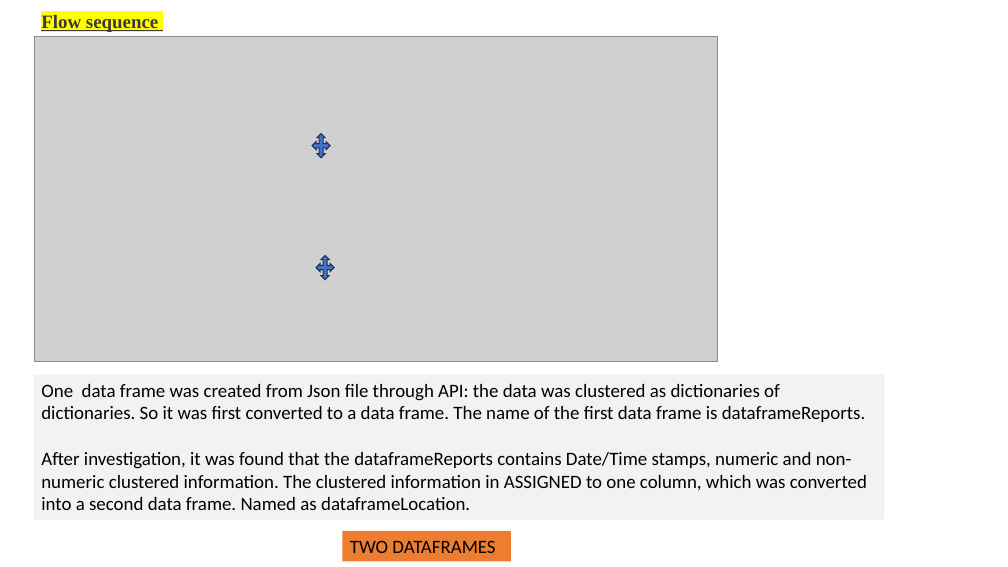
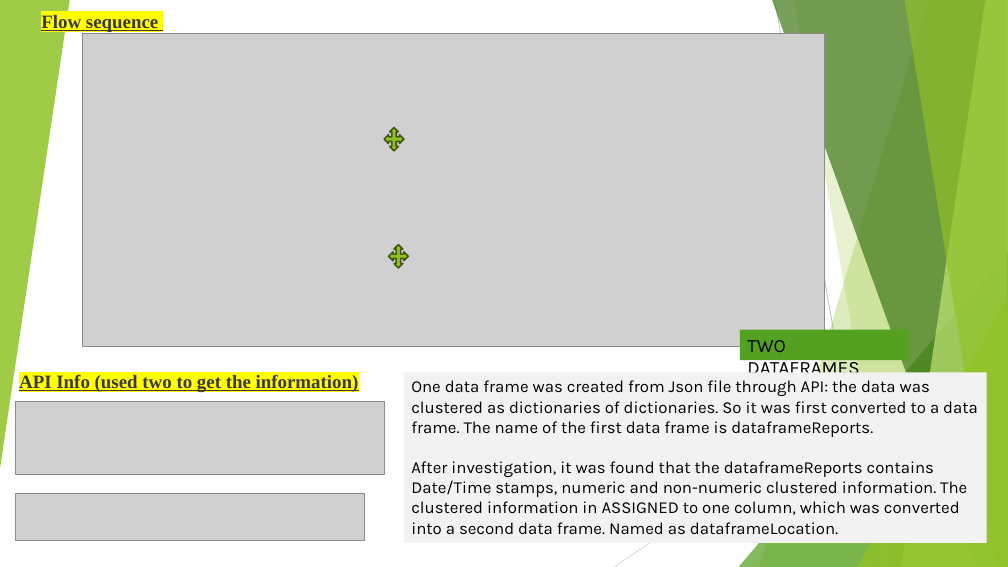
Before and after one commit to venuannamdas/mini_proj, a slide deck: slide 3 of Presentation Slides.pptx. Drawn at 1008x567 pixels with LibreOffice and Linux fonts; fonts in the diff are those of the drawing; grey boxes stand for pictures. Boxes give left, top, right and bottom in pixels: in the first picture for what was removed or moved away, otherwise in the second. Text is boxed around its words. In the diff, an @@ line names an element or a change of style, - is before the commit and + after.

```diff
--- a/Presentation Slides.pptx
+++ b/Presentation Slides.pptx
@@ group added at bbox=[0, 0, 1008, 567]: 5 freeform shapes, 3 triangles, 2 lines @@
@@ picture: place and size @@
-picture at bbox=[34, 36, 718, 361]
+picture at bbox=[82, 34, 825, 347]
@@ quad arrow: place and size @@
-quad arrow at bbox=[312, 134, 330, 158]
+quad arrow at bbox=[384, 128, 404, 151]
@@ quad arrow at bbox=[384, 128, 404, 151]: fill #4472C4 to #90C226; outline #1E3256 1 pt to #3F5511 1.5 pt @@
@@ quad arrow at bbox=[389, 245, 408, 268]: fill #4472C4 to #90C226; outline #1E3256 1 pt to #3F5511 1.5 pt @@
@@ quad arrow: place and size @@
-quad arrow at bbox=[316, 256, 334, 280]
+quad arrow at bbox=[389, 245, 408, 268]
@@ rectangle "TWO DATAFRAMES": place and size @@
-rectangle "TWO DATAFRAMES" at bbox=[343, 531, 511, 561]
+rectangle "TWO DATAFRAMES" at bbox=[740, 330, 909, 360]
@@ rectangle "TWO DATAFRAMES" at bbox=[740, 330, 909, 360]: font Calibri to Karla; fill #ED7D31 to #54A021 @@
@@ text added at bbox=[19, 374, 359, 393], 18 pt, text #3B3838, bold, underline @@
+API Info (used two to get the information)
@@ rectangle "One data frame was created ...": place and size @@
-rectangle "One data frame was created ..." at bbox=[34, 375, 885, 520]
+rectangle "One data frame was created ..." at bbox=[404, 373, 987, 544]
@@ rectangle "One data frame was created ..." at bbox=[404, 373, 987, 544]: size 18 to 16 pt, font Calibri to Karla @@
@@ picture added at bbox=[16, 402, 385, 475] @@
@@ picture added at bbox=[16, 493, 365, 541] @@
```
Also in this commit, not shown: 7 other slides changed, 1 other file.
